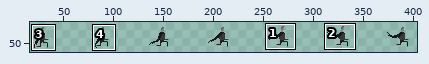
Two states of a sprite sheet, Assets/Art/Spritesheets/Human Spritesheet/Human_Hold_jumping.png. The first picture is a wide view before the edit; the outline marks the close-up.
Close-up. As it was:
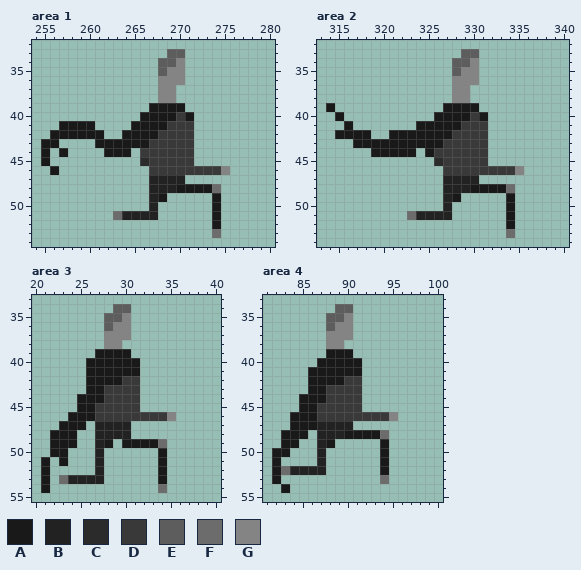
The file is 420x60 pixels. Colours within 5 levels of each other are drawn and written as one. Shown: area 1: x 254..280, y 32..54; area 2: x 313..340, y 32..54; area 3: x 20..40, y 33..55; area 4: x 81..100, y 33..55. The wide view leaves out empty margins. The commit also changed other parts of the picture, which this record leaves out.
Palette (. is transparent): A #191919  B #222222  C #2b2b2b  D #393939  E #5d5d5d  F #6c6c6c  G #848484
Pixels before, area 1, first column x 255:
33 ..............EE.....
34 .............EEG.....
35 .............EGG.....
36 .............GGG.....
37 .............GG......
38 .............GG......
39 ............AAAA.....
40 ...........AAAADA....
41 ..AAAA....AAAADDD....
42 .AAAAAA..AAAADDDD....
43 AA....AAAAAADDDDD....
44 A.A....AAA.DDDDDD....
45 A..........CDDDDD....
46 .A..........DDDDDDDDG
47 ............BBBB.....
48 ............BBBAAAAF.
49 ............BA.....A.
50 ............B......A.
51 ........FBBBB......A.
52 ...................A.
53 ...................F.
Pixels before, area 2, first column x 314:
33 ...............EE.....
34 ..............EEG.....
35 ..............EGG.....
36 ..............GGG.....
37 ..............GG......
38 ..............GG......
39 A............AAAA.....
40 .A..........AAAADA....
41 ..A.......AAAAADDD....
42 .AAAA..AAAAAAADDDD....
43 ...AAAAAAAAAADDDDD....
44 .....AAAAA.ADDDDDD....
45 ............CDDDDD....
46 .............DDDDDDDDG
47 .............BBBB.....
48 .............BBBAAAAF.
49 .............BA.....A.
50 .............B......A.
51 .........FBBBB......A.
52 ....................A.
53 ....................F.
Pixels before, area 3, first column x 21:
34 ........EE.....
35 .......EEG.....
36 .......EGG.....
37 .......GGG.....
38 .......GG......
39 ......AAAA.....
40 .....AAAAAA....
41 .....AAAAAA....
42 .....AAAADD....
43 .....AADDDD....
44 ....AAADDDD....
45 ....AADDDDD....
46 ...AAADDDDDDDDG
47 ..AAA.BBBB.....
48 .AAA..BBBB.....
49 .AAA..BA.AAAAF.
50 .AA...B......A.
51 A.A...B......A.
52 A.....B......A.
53 A.FBBBB......A.
54 A............F.
Pixels before, area 4, first column x 82:
34 .......EE.....
35 ......EEG.....
36 ......EGG.....
37 ......GGG.....
38 ......GG......
39 ......AAA.....
40 .....AAAAA....
41 ....AAAAAA....
42 ....AAAADD....
43 ....AADDDD....
44 ...AAADDDD....
45 ...AADDDDD....
46 ..AAADDDDDDDDG
47 ..AAABBBB.....
48 .AAA.BBBAAAAF.
49 .AA..BA.....A.
50 AA...B......A.
51 A....B......A.
52 AFBBBB......A.
53 A...........F.
54 .A............
New version:
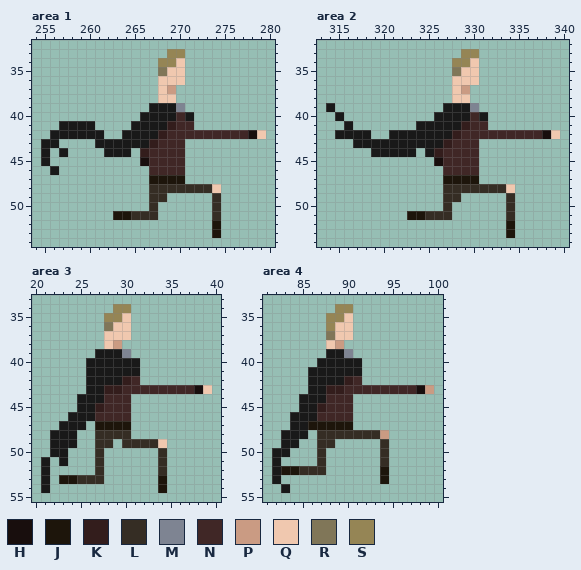
Colours new in this view: H #180e0d  J #1d150b  K #331d1c  L #352d24  M #7e8492  N #402726  P #ca9b83  Q #f0c8af  R #807658  S #958555
What changed:
Changed rows in their new state; - is an unchanged pixel.
Area 1:
first column x 263:
33 ------SS---------
34 -----SSQ---------
35 -----RQQ---------
36 -----QQQ---------
37 -----QP----------
38 -----QQ----------
39 -------M---------
40 -------N---------
41 ------KNN--------
42 -----KNNNNNNNNNHQ
43 ----KNNN.--------
44 ---KNNNN.--------
45 ---HNNNN.--------
46 ----NNNN.....----
47 ----JJJJ---------
48 ----LLLLLLLQ-----
49 ----LL-----L-----
50 ----L------L-----
51 JJLLL------L-----
52 -----------J-----
53 -----------J-----
Area 2:
first column x 323:
33 ------SS---------
34 -----SSQ---------
35 -----RQQ---------
36 -----QQQ---------
37 -----QP----------
38 -----QQ----------
39 -------M---------
40 -------N---------
41 ------KNN--------
42 -----KNNNNNNNNNHQ
43 ----KNNN.--------
44 ---KNNNN.--------
45 ---HNNNN.--------
46 ----NNNN.....----
47 ----JJJJ---------
48 ----LLLLLLLQ-----
49 ----LL-----L-----
50 ----L------L-----
51 JJLLL------L-----
52 -----------J-----
53 -----------J-----
Area 3:
first column x 23:
34 ------SS---------
35 -----SSQ---------
36 -----RQQ---------
37 -----QQQ---------
38 -----QP----------
39 -------M---------
42 -------KN--------
43 -----KKNNNNNNNNHQ
44 -----NNN.--------
45 ----KNNN.--------
46 ----NNNN.....----
47 ----JJJJ---------
48 ----LLLL---------
49 ----LL-LLLLQ-----
50 ----L------L-----
51 ----L------L-----
52 ----L------L-----
53 JJLLL------J-----
54 -----------J-----
Area 4:
first column x 83:
34 ------SS---------
35 -----SSQ---------
36 -----SQQ---------
37 -----RQQ---------
38 -----QP----------
39 -------M---------
42 -------KN--------
43 -----KKNNNNNNNNHP
44 -----NNN.--------
45 ----KNNN.--------
46 ----NNNN.....----
47 ---JJJJJ---------
48 ----LLLLLLLP-----
49 ----LL-----L-----
50 ----L------L-----
51 ----L------L-----
52 JJLLL------J-----
53 -----------J-----
